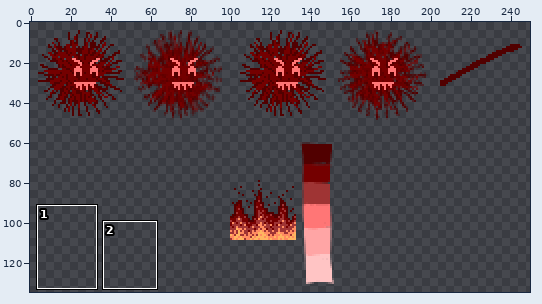
Sprite sheet -- Assets/Sprites/TopDown Sprites/Enemies/RedEnemies_and_Attacks.png. Above, an overview of the earlier version with the close-up marked.
Close-up. Before the commit:
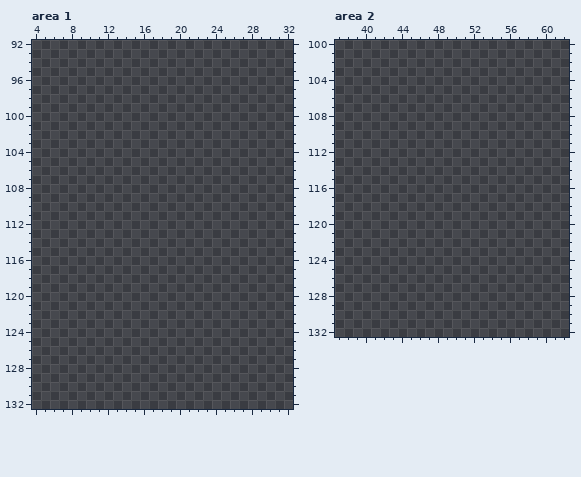
The file is 400x200 pixels. Pixels under 10% opacity are left out. Colours within 5 levels of each other are drawn and written as one. Shown: area 1: x 4..32, y 92..132; area 2: x 37..62, y 100..132. The wide view leaves out empty margins. The commit also changed other parts of the picture, which this record leaves out.
Now the later version:
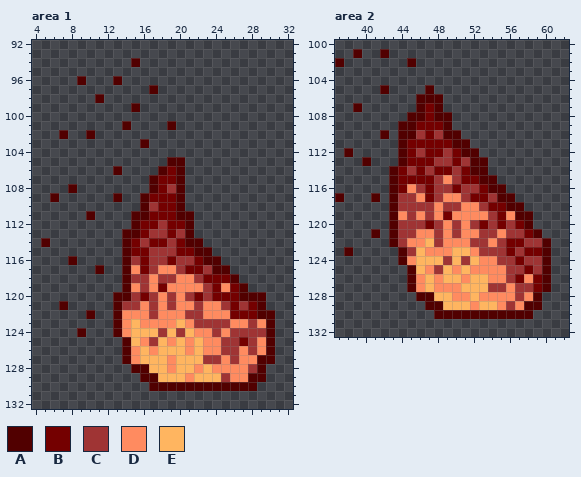
Palette (. is transparent): A #510000  B #740000  C #9f3434  D #ff8b60  E #ffb560
The edit:
--- area 1
@@ x 4..32 @@
  93 .............................
- 94 .............................
+ 94 ...........A.................
  95 .............................
- 96 .............................
- 97 .............................
- 98 .............................
- 99 .............................
+ 96 .....A...A...................
+ 97 .............A...............
+ 98 .......A.....................
+ 99 ...........A.................
 100 .............................
-101 .............................
-102 .............................
-103 .............................
+101 ..........A....A.............
+102 ...A..A......................
+103 ............A................
 104 .............................
-105 .............................
-106 .............................
-107 .............................
-108 .............................
-109 .............................
-110 .............................
-111 .............................
-112 .............................
-113 .............................
-114 .............................
-115 .............................
-116 .............................
-117 .............................
-118 .............................
-119 .............................
-120 .............................
-121 .............................
-122 .............................
-123 .............................
-124 .............................
-125 .............................
-126 .............................
-127 .............................
-128 .............................
-129 .............................
-130 .............................
+105 ...............AA............
+106 .........A....ABA............
+107 .............ABBA............
+108 ....A........ABCA............
+109 ..A......A..ABBBA............
+110 ............ACBBA............
+111 ......A....AABBBAA...........
+112 ...........ABBCBBA...........
+113 ..........AABCCBCA...........
+114 .A........ABCBBCBAA..........
+115 ..........ABBCCCBBAA.........
+116 ....A.....ACBCCBCCBAA........
+117 .......A..ADBCDDCBBCAA.......
+118 ..........ACCDCCDDCBBBA......
+119 ..........ADCDBDDDDCBDBA.....
+120 .........AACBCDCDCBCBBBAAA...
+121 ...A.....ACCDCDCDDCDDCBCBA...
+122 ......A..ADDDCDDDCCDDDBBBAA..
+123 .........ADEDDDDEDCCCCDDCDA..
+124 .....A...ADEEECECEDDCDCCCCA..
+125 ..........AEDCEDEDEDDCCBCDA..
+126 ..........ADEDEEEDEDDCCDCDA..
+127 ..........ADEEEDEEECCDCDDAA..
+128 ...........AAEEDEEDEDDDDCA...
+129 ............AAEEEDEEECDDAA...
+130 .............AAAAAAAAAAAA....
 131 .............................
--- area 2
@@ x 37..62 @@
 100 ..........................
-101 ..........................
-102 ..........................
+101 ..A..A....................
+102 A.......A.................
 103 ..........................
 104 ..........................
-105 ..........................
-106 ..........................
-107 ..........................
-108 ..........................
-109 ..........................
-110 ..........................
-111 ..........................
-112 ..........................
-113 ..........................
-114 ..........................
-115 ..........................
-116 ..........................
-117 ..........................
-118 ..........................
-119 ..........................
-120 ..........................
-121 ..........................
-122 ..........................
-123 ..........................
-124 ..........................
-125 ..........................
-126 ..........................
-127 ..........................
-128 ..........................
-129 ..........................
-130 ..........................
+105 .....A....A...............
+106 .........AAA..............
+107 ..A......ABA..............
+108 ........AABAA.............
+109 .......AABBBA.............
+110 .....A.AACBCAA............
+111 .......ABBBBBAA...........
+112 .A.....ABCBBCBAA..........
+113 ...A...ABBBCCBCAA.........
+114 ......ABCBCBBCBAA.........
+115 ......ABBBBCDCBBAA........
+116 ......ABDCBCCBCCBAA.......
+117 A...A.ACCDBCDDCBBCAA......
+118 ......ACCCCDCCDDCBBAA.....
+119 ......ADCDCDBDDDDCBDAA....
+120 ......ACCCBCDCDCBCBCBA....
+121 ....A.ACCDDCDCDDCCDCCBA...
+122 ......ACDDECDDDCCDCBBCCA..
+123 .A.....ACEDDDEEDCCCBCBBA..
+124 .......ADEEECECEDDCCBCCA..
+125 ........AEDCEDEDDDDCCBCA..
+126 ........ADEDEEDEEDDCBDBA..
+127 ........ADEDDDEEECCDCCBA..
+128 .........AAEEDDEDDDDCDA...
+129 ..........AAEEEDEEDCDAA...
+130 ...........AAAAAAAAAAA....
 131 ..........................
Changed places in both close-ups, as pixel boxes (x1, y1, x2, y2):
added: (41, 58, 275, 391)
added: (335, 49, 551, 319)
